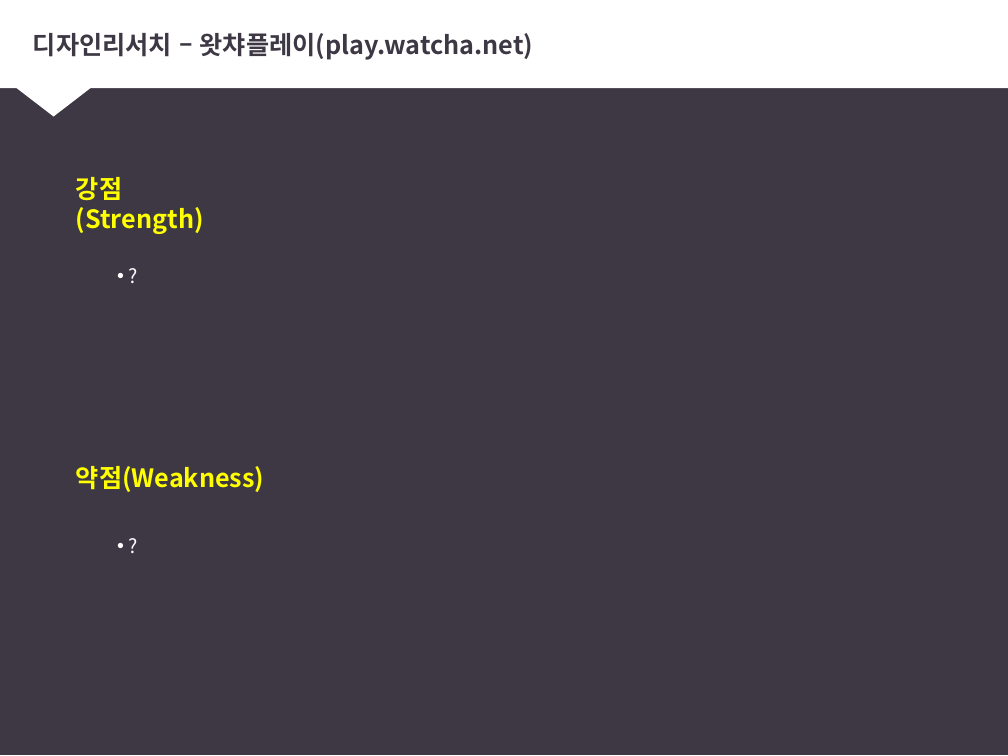
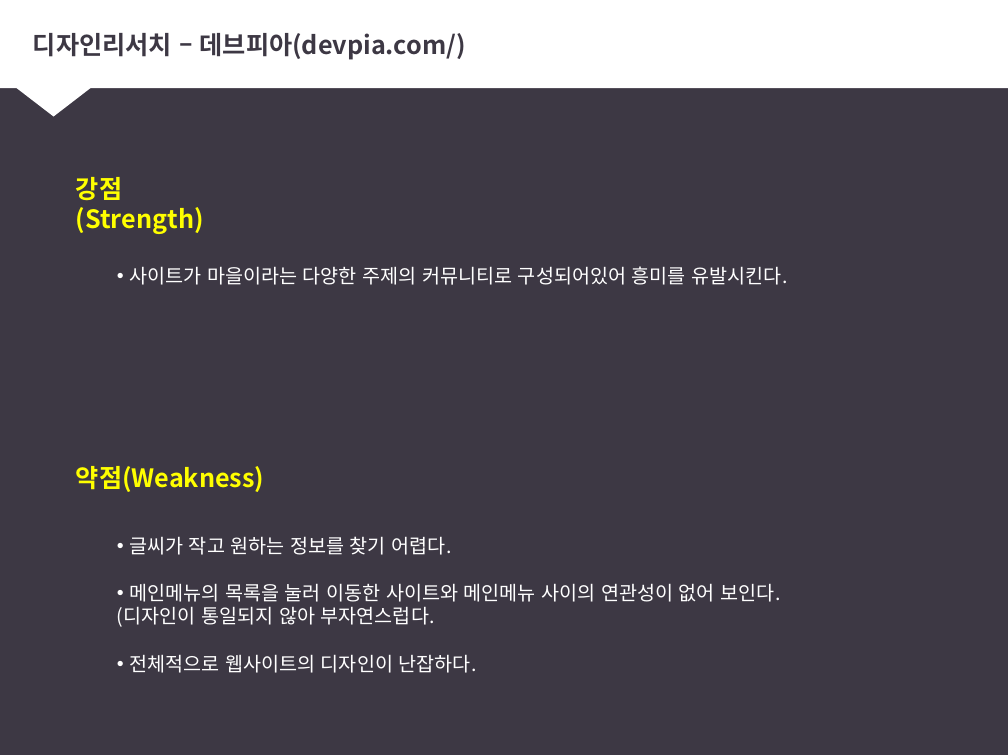
Before and after one commit to rlamj5555/ui_ux_test, a slide deck: slide 16 of 팀과제 자료/스마트커뮤니티 - 기초데이터수집.pptx. Drawn at 1008x756 pixels with LibreOffice and Linux fonts; fonts in the diff are those of the drawing. Boxes give left, top, right and bottom in pixels: in the first picture for what was removed or moved away, otherwise in the second. Text is boxed around its words. In the diff, an @@ line names an element or a change of style, - is before the commit and + after.

```diff
--- a/팀과제 자료/스마트커뮤니티 - 기초데이터수집.pptx
+++ b/팀과제 자료/스마트커뮤니티 - 기초데이터수집.pptx
@@ title at (33,33,466,60): text changed @@
-디자인리서치 – 왓챠플레이(play.watcha.net)
+디자인리서치 – 데브피아(devpia.com/)
@@ text at (129,266,788,285): text changed @@
-• ?
+• 사이트가 마을이라는 다양한 주제의 커뮤니티로 구성되어있어 흥미를 유발시킨다.
@@ text removed at (107,529,516,563) @@
-• ?
@@ text added at (117,536,782,673), 14 pt, text #FFFFFF @@
+• 글씨가 작고 원하는 정보를 찾기 어렵다.
+• 메인메뉴의 목록을 눌러 이동한 사이트와 메인메뉴 사이의 연관성이 없어 보인다. (디자인이 통일되지 않아 부자연스럽다.
+• 전체적으로 웹사이트의 디자인이 난잡하다.
```
Also in this commit, not shown: 8 other slides changed, 22 other files.
